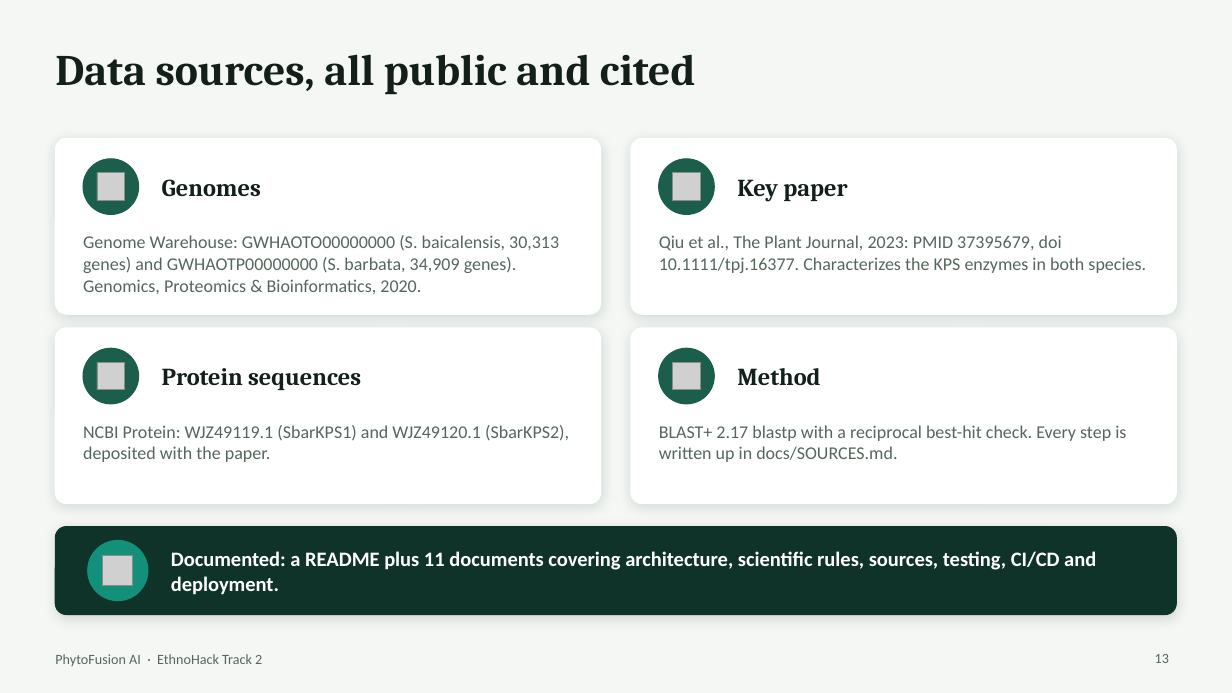
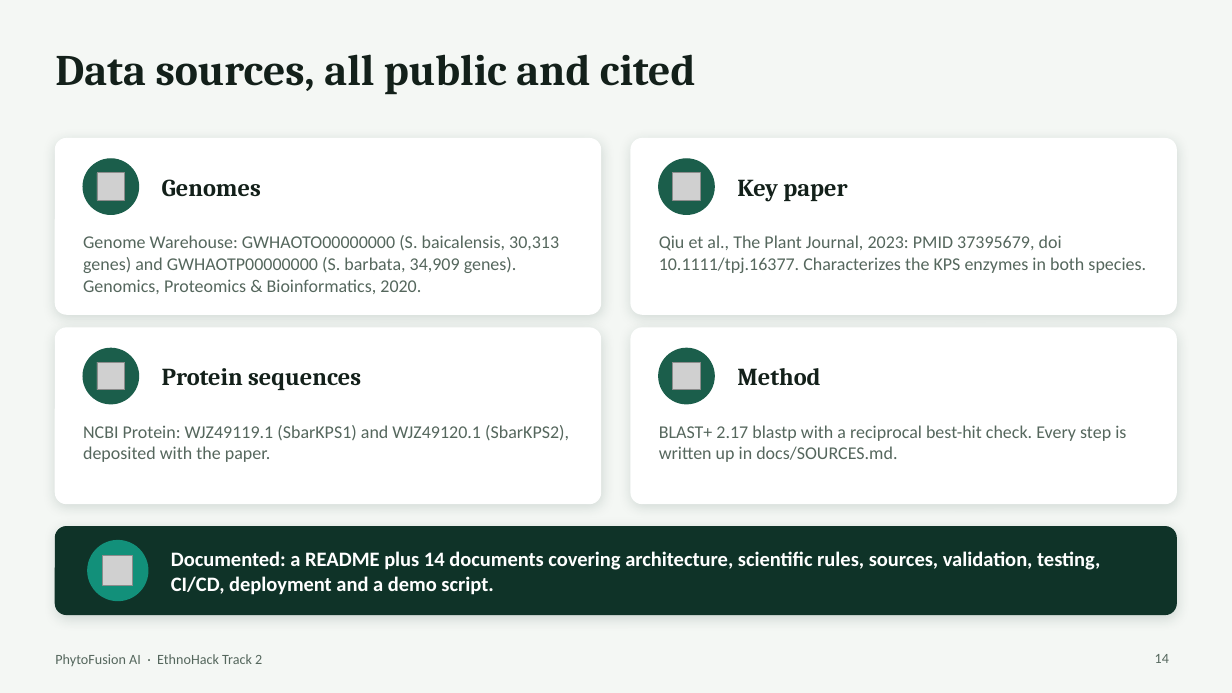
Before and after one commit to lerthy/PhytoFusion-AI, a slide deck: slide 14 of PhytoFusion-AI-pitch.pptx (slide 13 before the commit). Drawn at 1232x693 pixels with LibreOffice and Linux fonts; fonts in the diff are those of the drawing; grey boxes stand for pictures. Boxes give left, top, right and bottom in pixels: in the first picture for what was removed or moved away, otherwise in the second. Text is boxed around its words. In the diff, an @@ line names an element or a change of style, - is before the commit and + after.

```diff
--- a/PhytoFusion-AI-pitch.pptx
+++ b/PhytoFusion-AI-pitch.pptx
@@ text at [171,551,1100,595]: text changed @@
-Documented: a README plus 11 documents covering architecture, scientific rules, sources, testing, CI/CD and deployment.
+Documented: a README plus 14 documents covering architecture, scientific rules, sources, validation, testing, CI/CD, deployment and a demo script.
@@ page number at [1155,654,1169,663]: text changed @@
-13
+14
```
Also in this commit, not shown: 3 other slides changed, 1 slide added, 9 other files.
